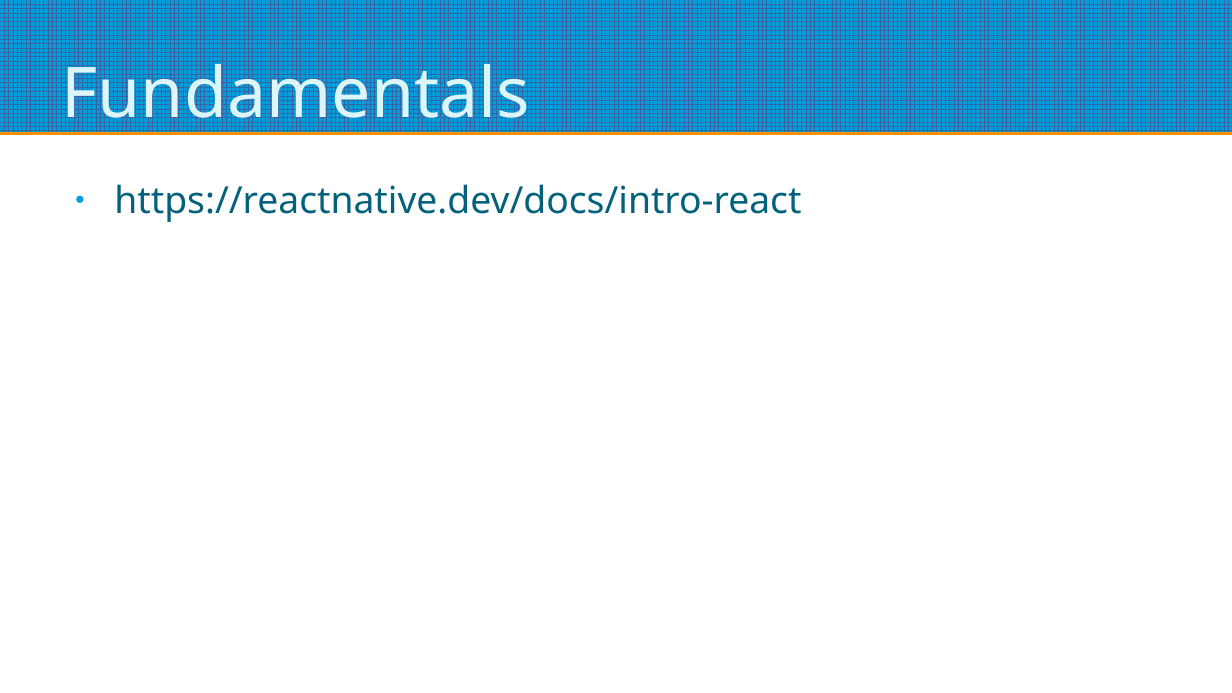
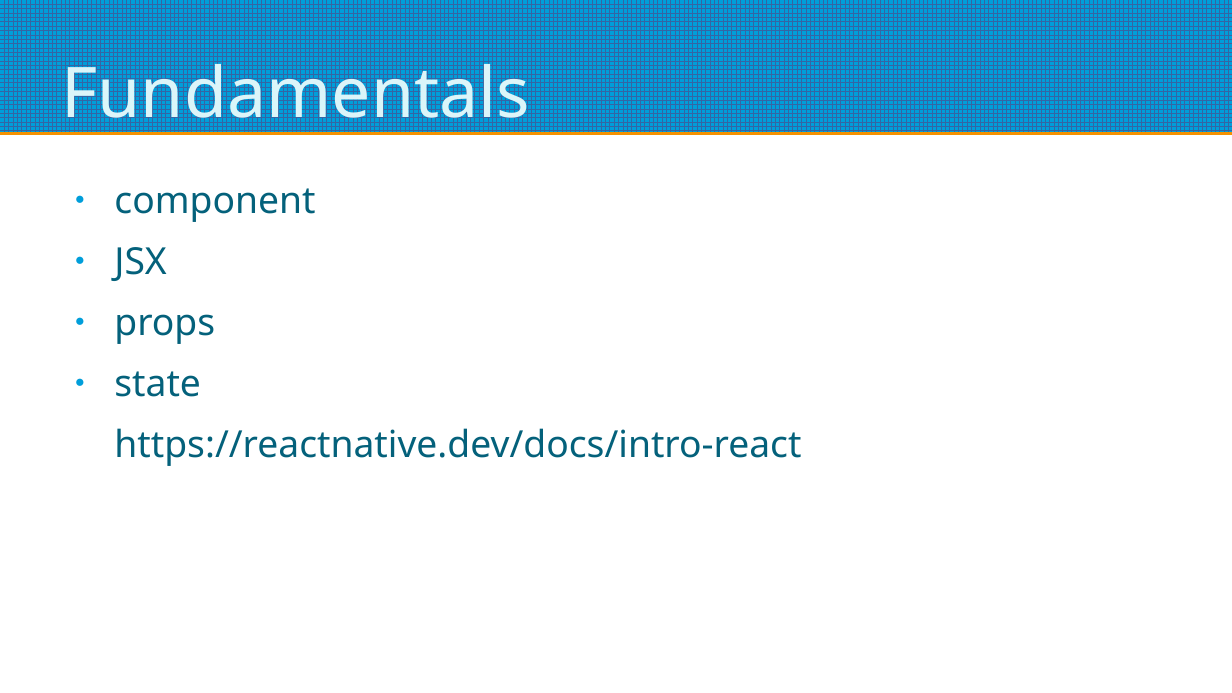
Before and after one commit to refsigregory/react-native-starter-lesson, a slide deck: slide 5 of docs/React Native Starter.odp (slide 6 before the commit). Drawn at 1232x693 pixels with LibreOffice and Linux fonts; fonts in the diff are those of the drawing. Boxes give left, top, right and bottom in pixels: in the first picture for what was removed or moved away, otherwise in the second. Text is boxed around its words. In the diff, an @@ line names an element or a change of style, - is before the commit and + after.

Commit message:
feat: update docs

```diff
--- a/docs/React Native Starter.odp
+++ b/docs/React Native Starter.odp
@@ text at (114,188,315,397): paragraphs added @@
+● component
+● JSX
+● props
+● state
@@ text at (114,428,801,466): bullet ● to none @@
```
Also in this commit, not shown: 8 other slides changed, 6 slides added, 5 slides removed.
